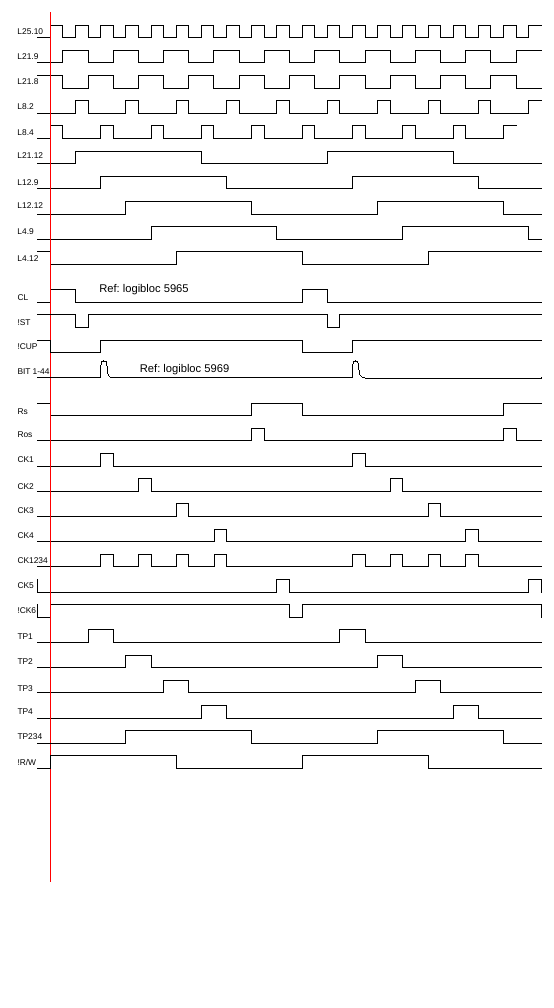
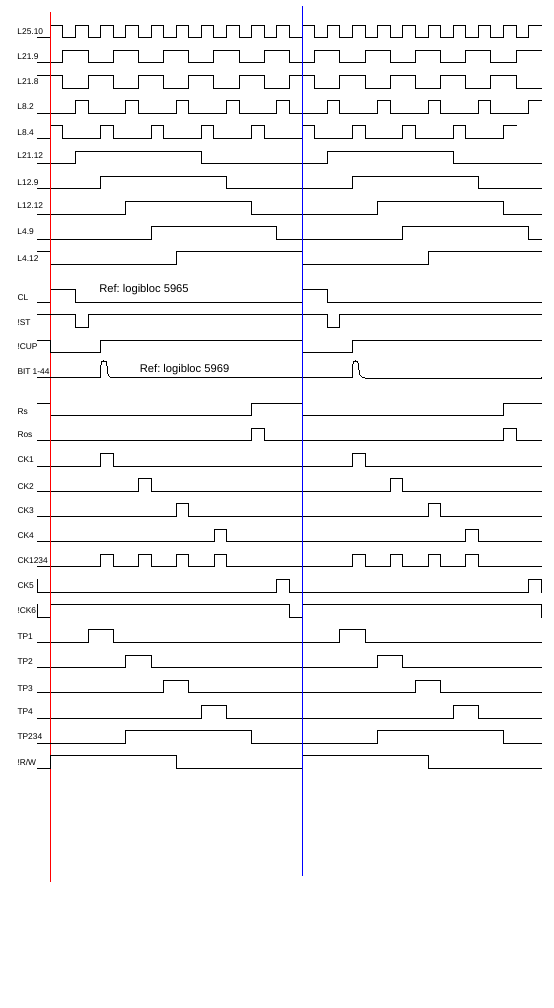
Before and after one commit to durgadas311/wang, a slide deck: slide 1 of w600-sim/docs/src/wang600timing.odp. Drawn at 554x1008 pixels with LibreOffice and Linux fonts; fonts in the diff are those of the drawing. Boxes give left, top, right and bottom in pixels: in the first picture for what was removed or moved away, otherwise in the second. Text is boxed around its words. In the diff, an @@ line names an element or a change of style, - is before the commit and + after.

Commit message:
corrections

```diff
--- a/w600-sim/docs/src/wang600timing.odp
+++ b/w600-sim/docs/src/wang600timing.odp
@@ line added from (302, 875) to (302, 6), #0000FF 0 pt @@
```
